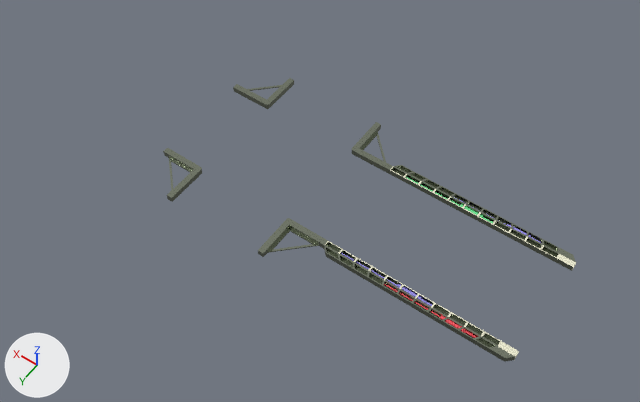
Before and after pictures for a commit that changed the Blender file resources/blender/modules.blend.
Before and after are seen from a camera (50 mm lens) standing at (-28.0, 72.2, 108.6) and looking at (23.5, 0.1, -4.7). The lights are fixed; the arrows at lower left show +X, +Y and +Z. Mesh edges are drawn as thin lines on the coarser meshes.

The scene before the commit, as lines of its bpy script (objects in view):
```python
me_cube_001 = bpy.data.meshes.new('Cube.001')
me_cube_001.from_pydata(...)  # 50 vertices, 52 faces; spans x -1.0..6.5, y -6.5..1.0, z -1.0..0.0
me_cube_001.materials.append(mat_darkyellowish)  # grey #9aa18f
me_cube_003 = bpy.data.meshes.new('Cube.003')
me_cube_003.from_pydata(...)  # 50 vertices, 52 faces; spans x -1.0..6.5, y -6.5..1.0, z -1.0..0.0
me_cube_003.materials.append(mat_darkyellowish)  # grey #9aa18f
me_plane_016 = bpy.data.meshes.new('Plane.016')
me_plane_016.from_pydata(...)  # 266 vertices, 264 faces; spans x -1.0..31.0, y -1.0..1.0, z -1.0..0.0
# faces by material slot: [228, 36]
me_plane_016.materials.append(mat_darkyellowish)  # grey #9aa18f
me_plane_016.materials.append(mat_mainyellowish)  # white #e7e6cc
ob_cube_001 = bpy.data.objects.new('Cube.001', me_cube_001)
ob_cube_001.location = (22.5, 15.0, 0.0)
ob_cube_001.rotation_euler = (0.0, 0.0, -1.571)  # degrees (0, 0, -90)
ob_cube_003 = bpy.data.objects.new('Cube.003', me_cube_003)
ob_cube_003.location = (41.5, -15.0, 0.0)
ob_cube_003.rotation_euler = (0.0, 0.0, 1.571)  # degrees (0, 0, 90)
ob_plane_016 = bpy.data.objects.new('Plane.016', me_plane_016)
ob_plane_016.location = (-15.0, 9.5, 0.0)
ob_plane_016.scale = (1.0, -1.0, 1.0)
# also in view: 'Cube.002' at (44.2, 12.3, -0.5); 'Plane.011' at (0.0, -9.5, -0.5); 'Cube' at (19.8, -12.2, -0.5)
```
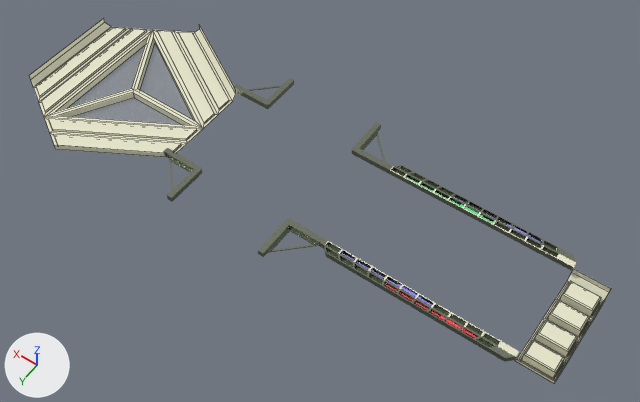
Pixel boxes (x1, y1, x2, y2) of what changed, in the pictures (640 x 402 px):
'Plane.019', added
    after: (29, 18, 236, 157)
    faces in mat_mainyellowish (white #e7e6cc): (29, 18, 236, 157)
    faces in mat_glass (white #e7e7e7): (70, 43, 193, 125)
'Plane.023', added
    after: (515, 269, 611, 384)

Diff of the bpy script that builds the scene:
```diff
--- a/resources/blender/modules.blend.py
+++ b/resources/blender/modules.blend.py
@@ me_plane_023 @@
+me_plane_023.from_pydata(...)  # 114 vertices, 105 faces; spans x -6.0..0.0, y -1.0..17.0, z -1.0..2.0
+me_plane_023.materials.append(mat_mainyellowish)  # white #e7e6cc
@@ me_plane_019 @@
+me_plane_019.from_pydata(...)  # 94 vertices, 81 faces; spans x -16.0..15.8, y -18.4..18.4, z -1.3..2.0
+# faces by material slot: [78, 3]
+me_plane_019.materials.append(mat_mainyellowish)  # white #e7e6cc
+me_plane_019.materials.append(mat_glass)  # white #e7e7e7
@@ ob_plane_023 @@
+ob_plane_023 = bpy.data.objects.new('Plane.023', me_plane_023)
+ob_plane_023.location = (-16.0, -8.0, -3.0)
@@ ob_plane_019 @@
+ob_plane_019 = bpy.data.objects.new('Plane.019', me_plane_019)
+ob_plane_019.location = (64.0, 0.0, -3.0)
```
